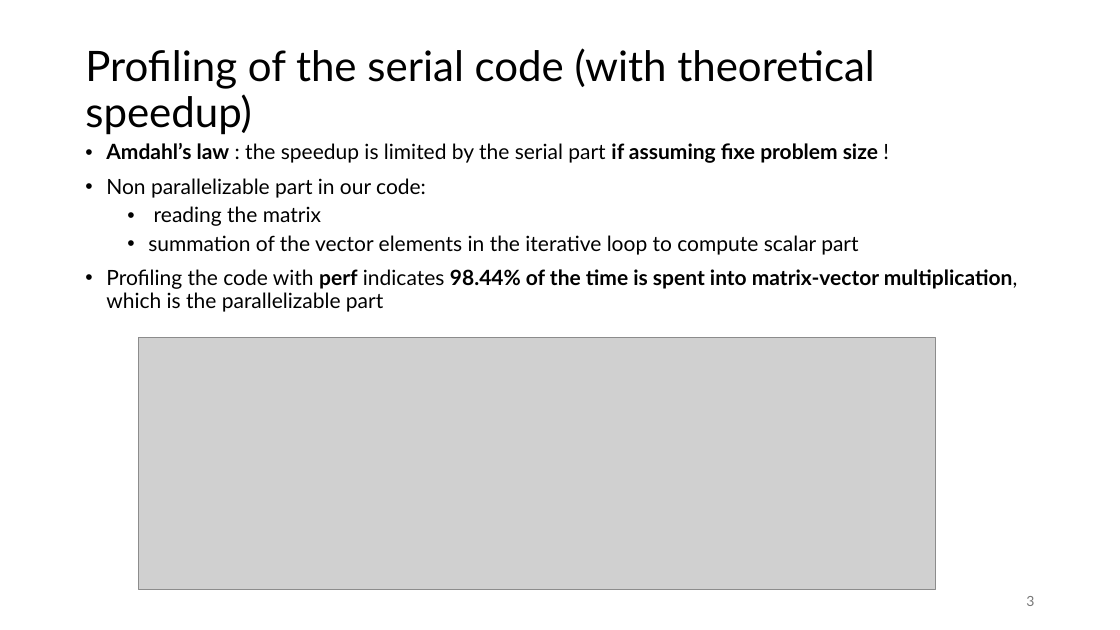
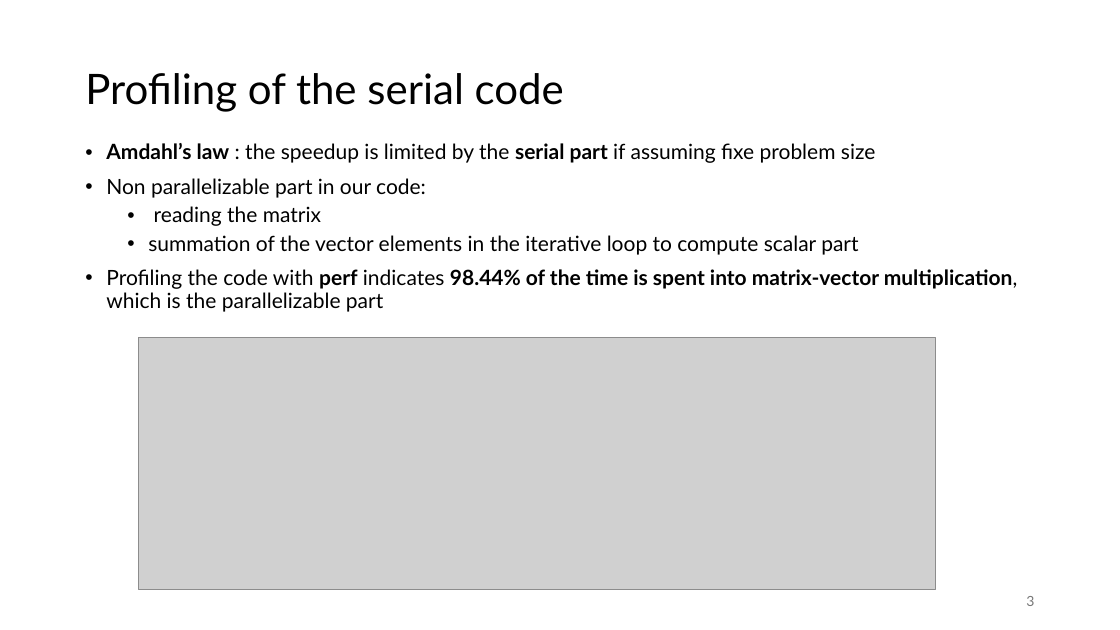
Before and after one commit to lucarighetti3/CG-MPI, a slide deck: slide 4 of project_pres.pptx. Drawn at 1120x630 pixels with LibreOffice and Linux fonts; fonts in the diff are those of the drawing; grey boxes stand for pictures; background and template pictures are left out. Boxes give left, top, right and bottom in pixels: in the first picture for what was removed or moved away, otherwise in the second. Text is boxed around its words. In the diff, an @@ line names an element or a change of style, - is before the commit and + after.

```diff
--- a/project_pres.pptx
+++ b/project_pres.pptx
@@ title at [85,73,564,112]: text changed @@
-Profiling of the serial code (with theoretical speedup)
+Profiling of the serial code
@@ text at [106,143,876,163]: text changed; bold off @@
-• Amdahl’s law : the speedup is limited by the serial part if assuming fixe problem size !
+• Amdahl’s law : the speedup is limited by the serial part if assuming fixe problem size
```
Also in this commit, not shown: 6 other slides changed.
